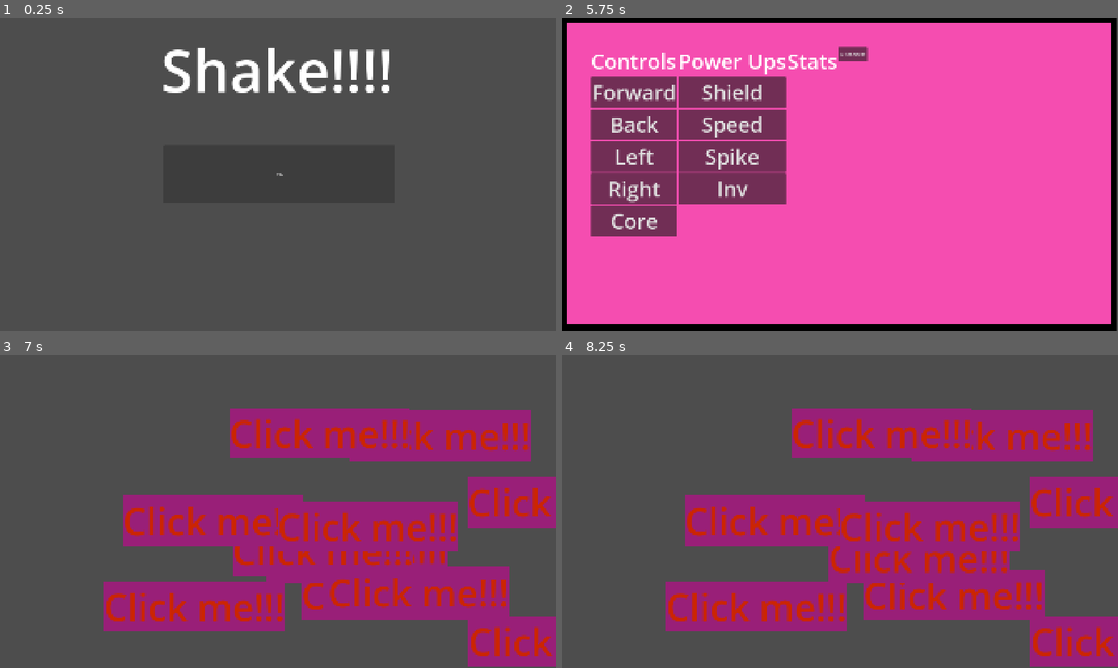
Above: before the commit, frames 1-4 (two rows, left to right).
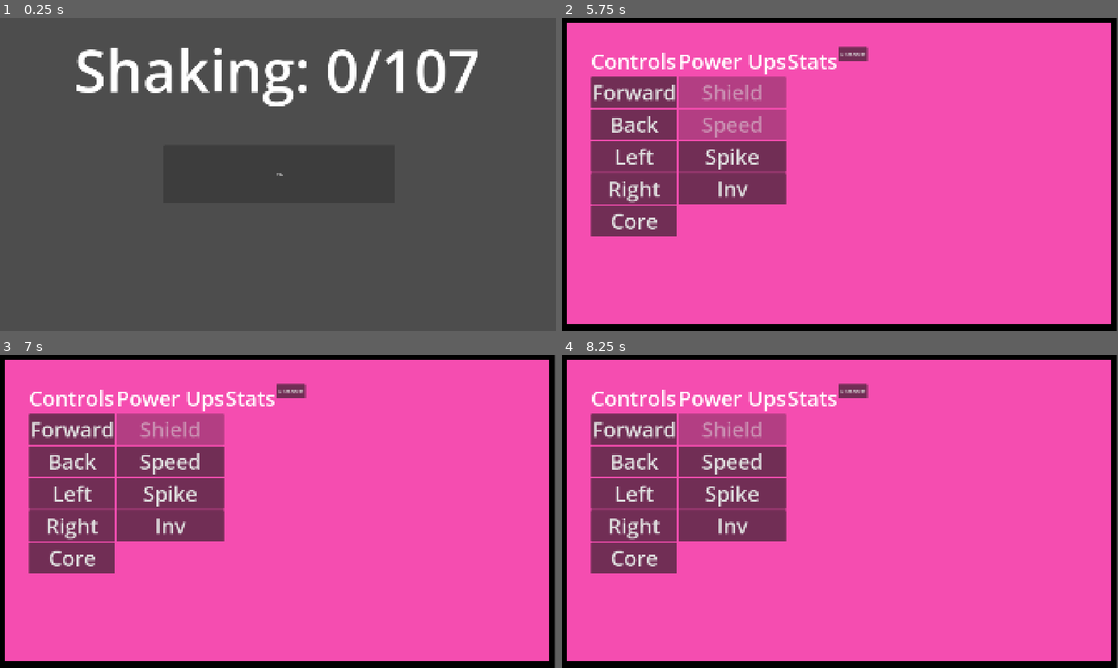
Above: after the commit, the same moments.

Repository: StoriTella/drunkenflyersclient
Game: Godot game, scene res://scenes/minigames/Agitate.tscn
The game is run twice, just before and just after one commit, with the same random seed, the same clock (stepped at 60 frames per second) and the same inputs. This scene is started directly instead of the project's main scene. Sound files missing from this copy of the repository are replaced by a short silence.
Inputs (mouse positions are in pixels of both pictures, inside the frame that each line leads up to):
- Up to frame 1 (0.25 s): no input
- Up to frame 2 (5.75 s): tap Enter at 0.5, 2, 3.5 s; tap Space at 1.25, 2.75, 4.25 s
- Up to frame 3 (7 s): click (172, 430) at 5.75 s, where only the run before the commit has a clickable "Shield"; click (305, 636) at 6.5 s, where only the run before the commit has a clickable "Click me!!!"
- Up to frame 4 (8.25 s): click (951, 596) at 7.25 s, where only the run before the commit has a clickable "Click me!!!"; click (917, 558) at 8 s, where only the run before the commit has a clickable "Click me!!!"

The runs differ from the first frame. In frame 1, 4.6% of the frame differs, in the area x 13-86%, y 9-29%; in frame 2, 3.8%; in frame 3, 100%, in the area x 0-100%, y 0-100%; in frame 4, 100%.

Commit message:
connection power ups

Diff:
--- a/scenes/game.tscn
+++ b/scenes/game.tscn
@@ -86,12 +86,21 @@
 [node name="ShieldButton" type="Button" parent="PanelContainer/HBoxContainer/VBoxContainerPowerUps" unique_id=371042611]
 layout_mode = 2
 theme = ExtResource("2_yqjtg")
+disabled = true
 text = "Shield"
+
+[node name="ShieldTimer" type="Timer" parent="PanelContainer/HBoxContainer/VBoxContainerPowerUps/ShieldButton" unique_id=1052311304]
+wait_time = 5.0
+autostart = true
 
 [node name="SpeedButton" type="Button" parent="PanelContainer/HBoxContainer/VBoxContainerPowerUps" unique_id=756137009]
 layout_mode = 2
 theme = ExtResource("2_yqjtg")
+disabled = true
 text = "Speed"
+
+[node name="SpeedTimer" type="Timer" parent="PanelContainer/HBoxContainer/VBoxContainerPowerUps/SpeedButton" unique_id=2042941132]
+autostart = true
 
 [node name="SpikeButton" type="Button" parent="PanelContainer/HBoxContainer/VBoxContainerPowerUps" unique_id=82594297]
 layout_mode = 2
@@ -120,5 +129,7 @@
 
 [connection signal="pressed" from="PanelContainer/HBoxContainer/VBoxContainerControls/ForwardButton" to="." method="_on_forward_button_pressed"]
 [connection signal="pressed" from="PanelContainer/HBoxContainer/VBoxContainerPowerUps/ShieldButton" to="." method="_on_shield_button_pressed"]
+[connection signal="timeout" from="PanelContainer/HBoxContainer/VBoxContainerPowerUps/ShieldButton/ShieldTimer" to="." method="_on_shield_timer_timeout"]
 [connection signal="pressed" from="PanelContainer/HBoxContainer/VBoxContainerPowerUps/SpeedButton" to="." method="_on_speed_button_pressed"]
+[connection signal="timeout" from="PanelContainer/HBoxContainer/VBoxContainerPowerUps/SpeedButton/SpeedTimer" to="." method="_on_speed_timer_timeout"]
 [connection signal="pressed" from="PanelContainer/HBoxContainer/Disconnect" to="." method="_on_disconnect_pressed"]
--- a/scripts/client/game.gd
+++ b/scripts/client/game.gd
@@ -16,13 +16,21 @@
 	Global.disconnect_from_server()
 	get_tree().change_scene_to_file("res://scenes/client.tscn")
 
-
 func _on_forward_button_pressed() -> void:
 	pass
 
 func _on_shield_button_pressed() -> void:
+	shield_button.disabled = true
 	get_tree().change_scene_to_file("res://scenes/minigames/ButtonSmash.tscn")
 
 
 func _on_speed_button_pressed() -> void:
+	speed_button.disabled = true
 	get_tree().change_scene_to_file("res://scenes/minigames/Agitate.tscn")
+
+func _on_speed_timer_timeout() -> void:
+	speed_button.disabled = false
+
+
+func _on_shield_timer_timeout() -> void:
+	shield_button.disabled = false
--- a/scripts/client/global.gd
+++ b/scripts/client/global.gd
@@ -47,7 +47,7 @@
 	print("Connected ID: ", multiplayer.get_unique_id())
 	print("player_name: ", player_name)
 	set_player_name_client(player_name)
-	rpc_id(1, "ping")
+	rpc("ping")
 	rpc("set_player_name", player_name)
 
 func _on_connection_failed():
@@ -123,6 +123,14 @@
 func set_player_name(player_name: String):
 	pass
 
+@rpc("any_peer","call_remote", "unreliable")
+func add_speed_powerup():
+	pass
+
+@rpc("any_peer","call_remote", "unreliable")
+func add_shield_powerup():
+	pass
+
 func play_random_sound(sound: AudioStream, pitch_min: float, pitch_max: float, speed_min: float, speed_max: float):
 	var player = AudioStreamPlayer2D.new()
 
--- a/scripts/minigames/agitate.gd
+++ b/scripts/minigames/agitate.gd
@@ -1,13 +1,15 @@
 extends Control
 
 @export var shake_threshold: float = 5.0
-@export var required_shakes: int = 20
-@export var shake_timeout: float = 0.5
+@export var required_shakes_min: int = 100
+@export var required_shakes_max: int = 200
+@export var shake_timeout: float = 0.2
 
 @onready var timer: Timer = $Timer
 @onready var progress_bar = $ProgressBar
 @onready var label = $Label
 
+var required_shakes
 var shake_count: int = 0
 var last_shake_time: float = 0.0
 var last_accel: Vector3 = Vector3.ZERO
@@ -16,6 +18,7 @@
 func _ready():
 	Minigames.is_in_minigame(true)
 	last_accel = Input.get_accelerometer()
+	required_shakes = randi_range(required_shakes_min, required_shakes_max)
 	progress_bar.max_value = required_shakes
 	progress_bar.value = 0
 	timer.start()
@@ -26,20 +29,24 @@
 
 	var current_accel = Input.get_accelerometer()
 	var acceleration_change = (current_accel - last_accel).length()
+	var current_time = Time.get_ticks_msec() / 1000.0
+
+	if current_time - last_shake_time > shake_timeout:
+		shake_count = 0
+		progress_bar.value = 0
+		Global.vibrate_player(100)
+		label.text = "Shaking: 0/" + str(required_shakes)
 
 	if acceleration_change > shake_threshold:
-		var current_time = Time.get_ticks_msec() / 1000.0
-		if current_time - last_shake_time > shake_timeout:
-			shake_count = 1
-		else:
-			shake_count += 1
-
+		shake_count += 1
 		last_shake_time = current_time
 		progress_bar.value = shake_count
+		label.text = "Shaking: " + str(shake_count) + "/" + str(required_shakes)
 
 		if shake_count >= required_shakes:
 			is_complete = true
 			Minigames.complete_minigame(true)
+			rpc("add_speed_powerup")
 
 	last_accel = current_accel
 
--- a/scripts/minigames/buttonsmash.gd
+++ b/scripts/minigames/buttonsmash.gd
@@ -1,7 +1,7 @@
 extends Control
 
-@export var min_buttons: int = 8
-@export var max_buttons: int = 12
+@export var min_buttons: int = 10
+@export var max_buttons: int = 15
 @export var button_text: String = "Click me!!!"
 @export var button_width: int = 100
 @export var button_height: int = 60
@@ -48,6 +48,7 @@
 
 	if buttons_clicked >= total_buttons:
 		Minigames.complete_minigame(true)
+		rpc("add_shield_powerup")
 
 func clear_buttons():
 	for child in get_children():
